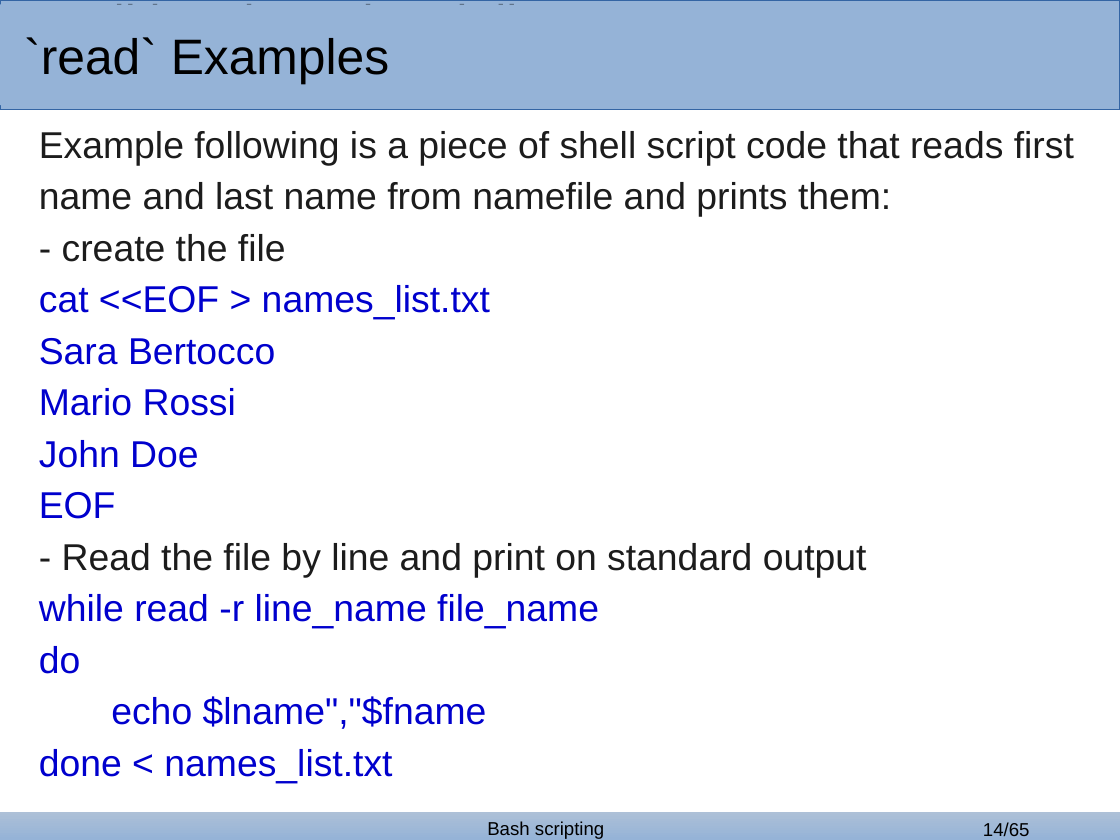
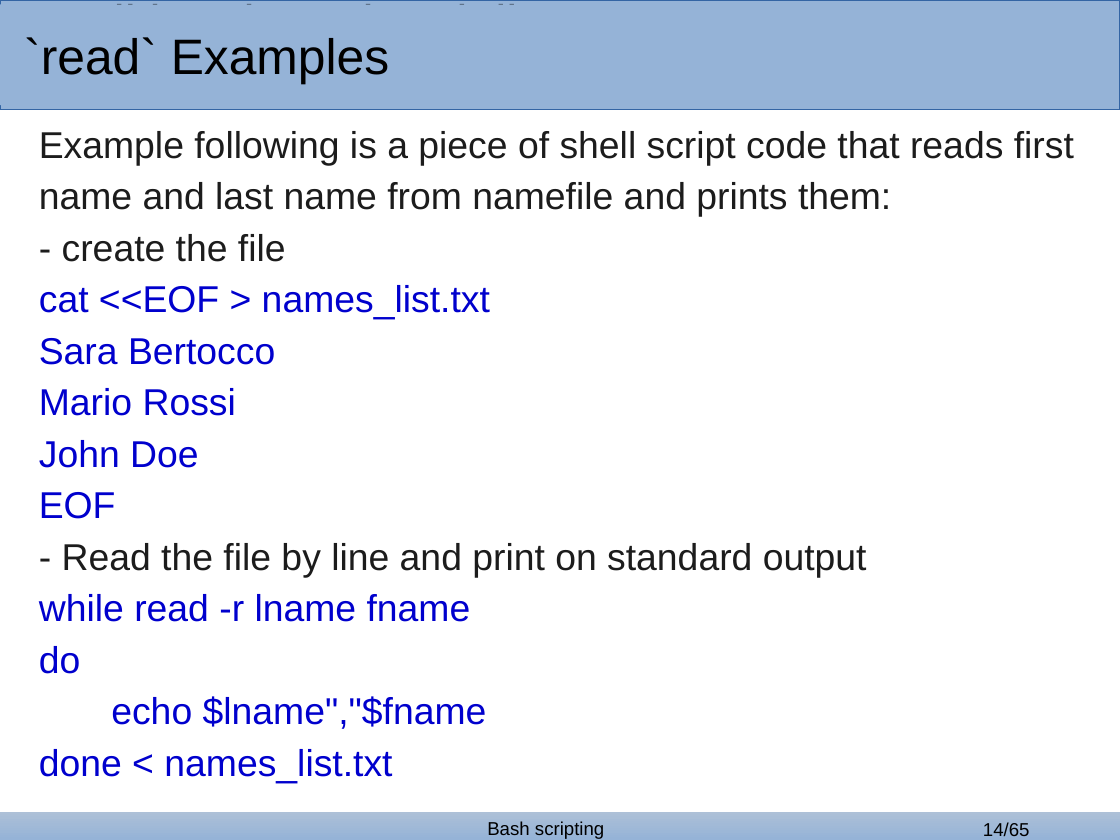
Before and after one commit to bertocco/abilita_info_units_2021, a slide deck: slide 14 of bash_lessons/bash_3_2021.odp. Drawn at 1120x840 pixels with LibreOffice and Linux fonts; fonts in the diff are those of the drawing; background and template pictures are left out. Boxes give left, top, right and bottom in pixels: in the first picture for what was removed or moved away, otherwise in the second. Text is boxed around its words. In the diff, an @@ line names an element or a change of style, - is before the commit and + after.

Commit message:
Fix a read file script

```diff
--- a/bash_lessons/bash_3_2021.odp
+++ b/bash_lessons/bash_3_2021.odp
@@ text at [39,594,471,622]: text changed @@
-while read -r line_name file_name
+while read -r lname fname
```
Also in this commit, not shown: 1 other file.
